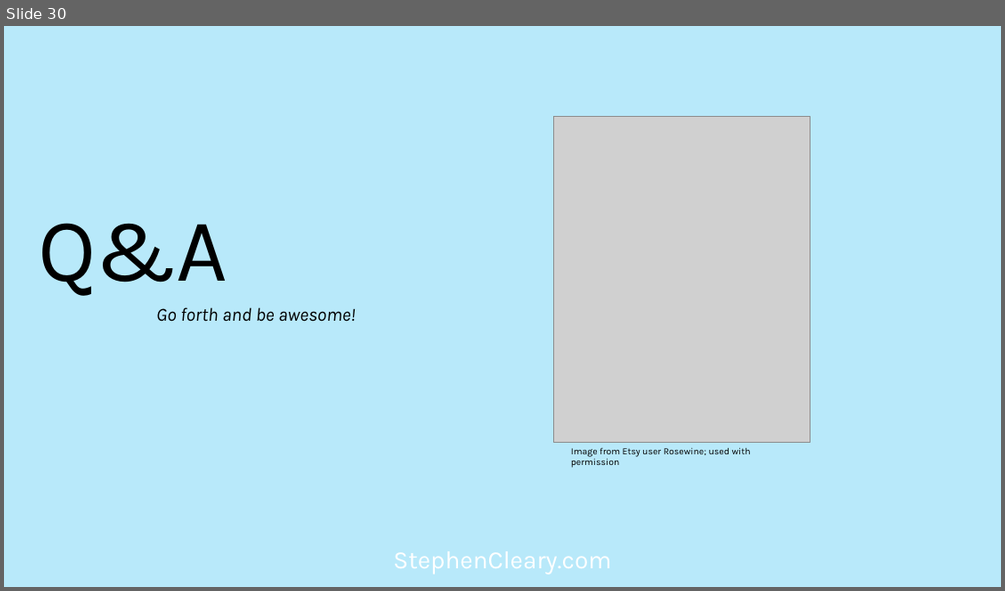
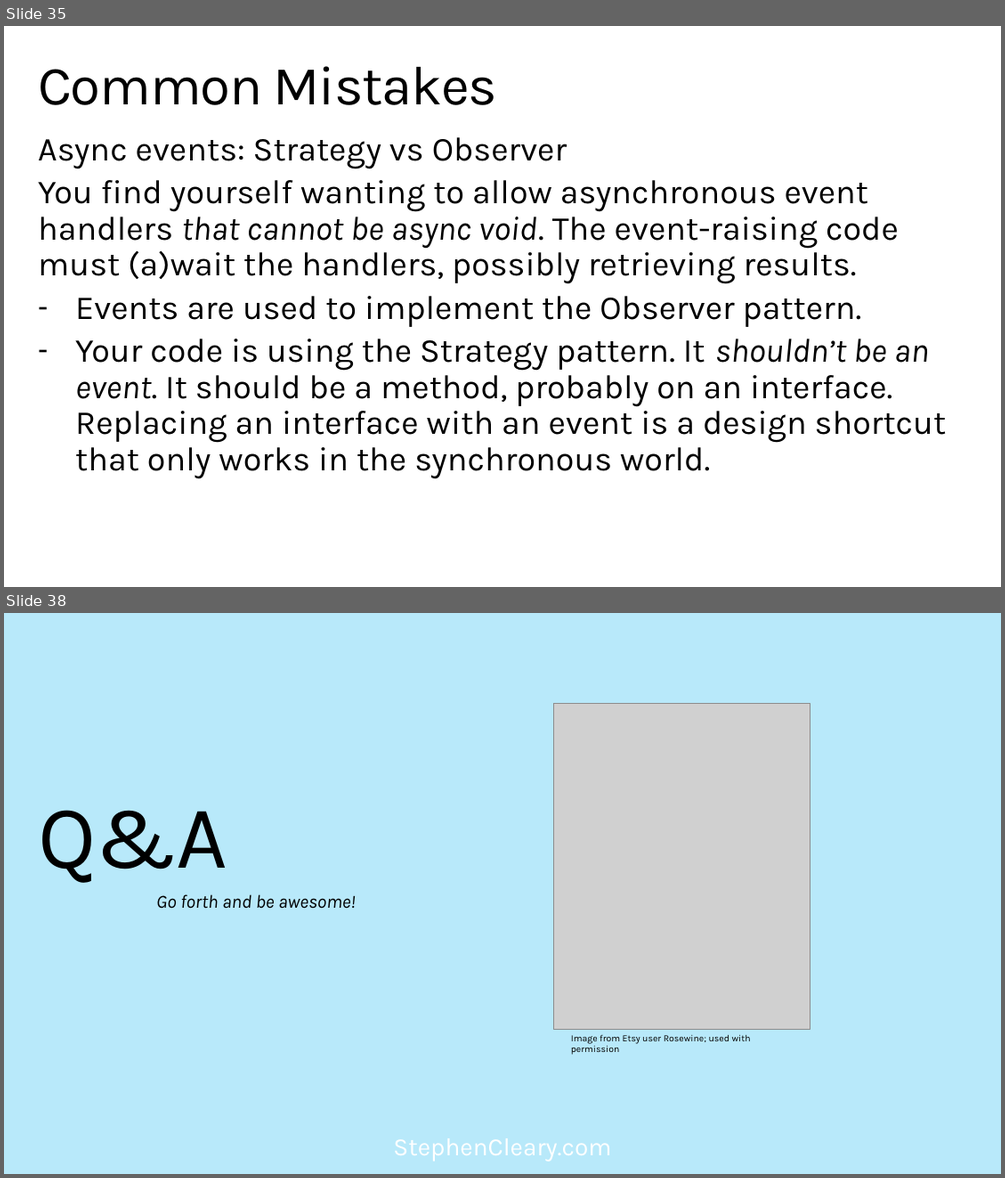
Before and after one commit to StephenCleary/Presentations, a slide deck: Async Pitfalls/Async Pitfalls.pptx. Shown one above the other, each under a label of ours: slide 30 before the commit, slides 35 and 38 after it; the slides between them are not shown. The pictures are 1005x591 and 1005x1178 pixels, drawn with LibreOffice and Linux fonts; fonts in the diff are those of the drawing; grey boxes stand for pictures; background and template pictures are left out. Boxes give left, top, right and bottom in pixels: in the first picture for what was removed or moved away, otherwise in the second. Text is boxed around its words. In the diff, an @@ line names an element or a change of style, - is before the commit and + after.

```diff
--- a/Async Pitfalls/Async Pitfalls.pptx
+++ b/Async Pitfalls/Async Pitfalls.pptx
@@ slide 35 added at bbox=[4, 26, 1001, 587], background picture (left out); not listed: 1 template element that a slide beside it also shows @@
@@ title added at bbox=[38, 66, 497, 105], 52.9 pt, text #000000 @@
+Common Mistakes
@@ text added at bbox=[38, 137, 946, 479], 32.4 pt, text #000000 @@
+Async events: Strategy vs Observer
+You find yourself wanting to allow asynchronous event handlers that cannot be async void. The event-raising code must (a)wait the handlers, possibly retrieving results.
+– Events are used to implement the Observer pattern.
+– Your code is using the Strategy pattern. It shouldn’t be an event. It should be a method, probably on an interface. Replacing an interface with an event is a design shortcut that only works in the synchronous world.
@@ what was slide 30 is now slide 38 @@
```
Also in this commit, not shown: 7 slides changed, 15 other slides added, 8 slides removed, 4 other files.
